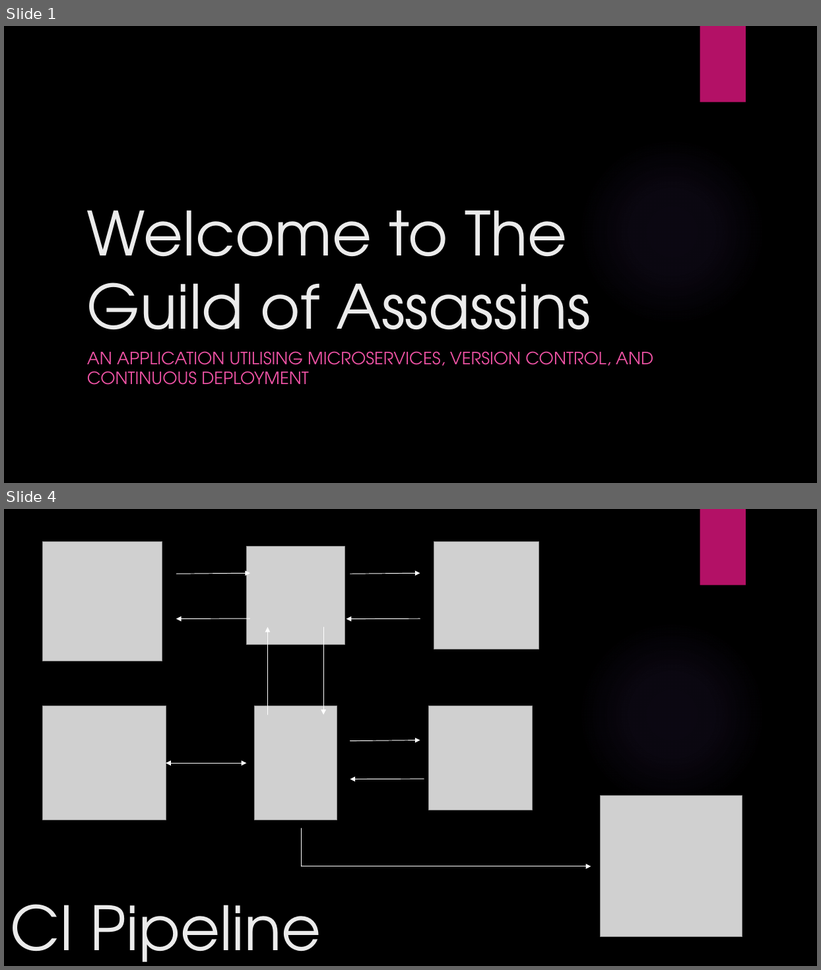
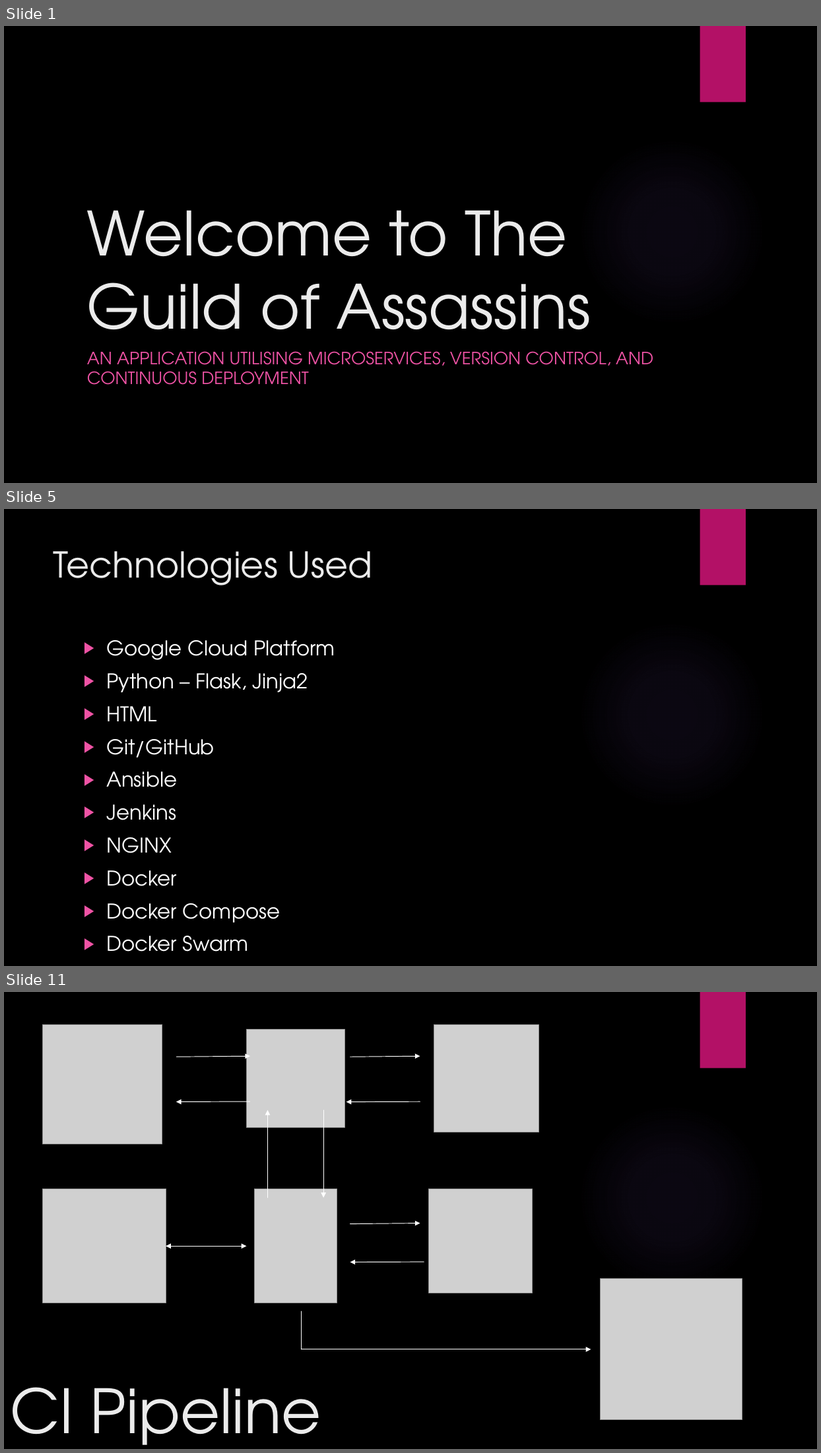
Before and after one commit to TheBartThe/assassinsGuild, a slide deck: Documentation/assassinsGuildPresentation.pptx. Shown one above the other, each under a label of ours: slides 1 and 4 before the commit, slides 1, 5 and 11 after it; the slides between them are not shown. The pictures are 821x970 and 821x1453 pixels, drawn with LibreOffice and Linux fonts; fonts in the diff are those of the drawing; grey boxes stand for pictures; background and template pictures are left out. Boxes give left, top, right and bottom in pixels: in the first picture for what was removed or moved away, otherwise in the second. Text is boxed around its words. In the diff, an @@ line names an element or a change of style, - is before the commit and + after.

```diff
--- a/Documentation/assassinsGuildPresentation.pptx
+++ b/Documentation/assassinsGuildPresentation.pptx
@@ slide 5 added at [4,509,817,966], background picture (left out); not listed: 2 template elements that a slide beside it also shows @@
@@ title added at [54,551,372,586], 42 pt, text #EBEBEB @@
+Technologies Used
@@ text added at [106,640,335,952], 24 pt, text #FFFFFF @@
+▶ Google Cloud Platform
+▶ Python – Flask, Jinja2
+▶ HTML
+▶ Git/GitHub
+▶ Ansible
+▶ Jenkins
+▶ NGINX
+▶ Docker
+▶ Docker Compose
+▶ Docker Swarm
@@ what was slide 4 is now slide 11 @@
```
Also in this commit, not shown: 2 slides changed, 8 other slides added.
